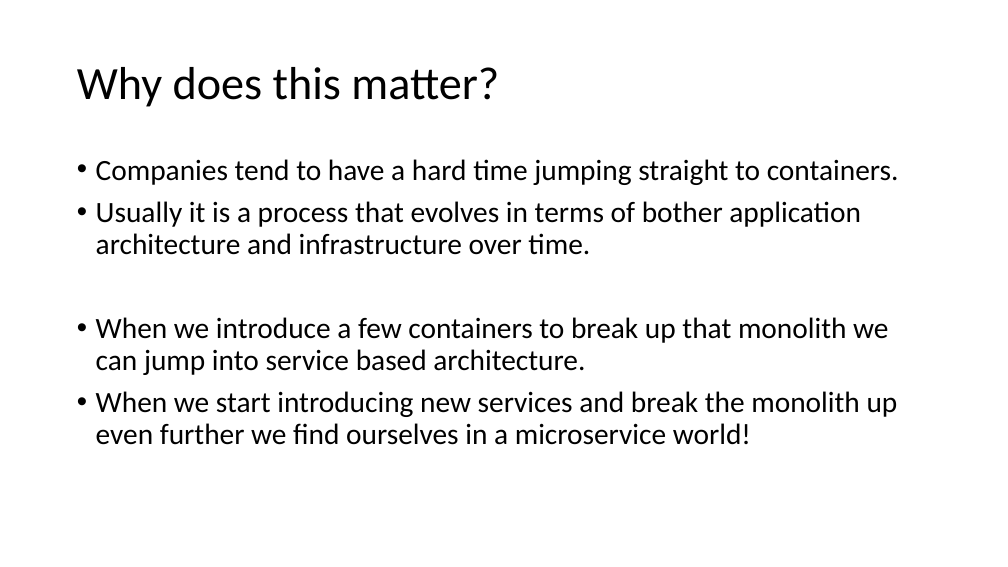
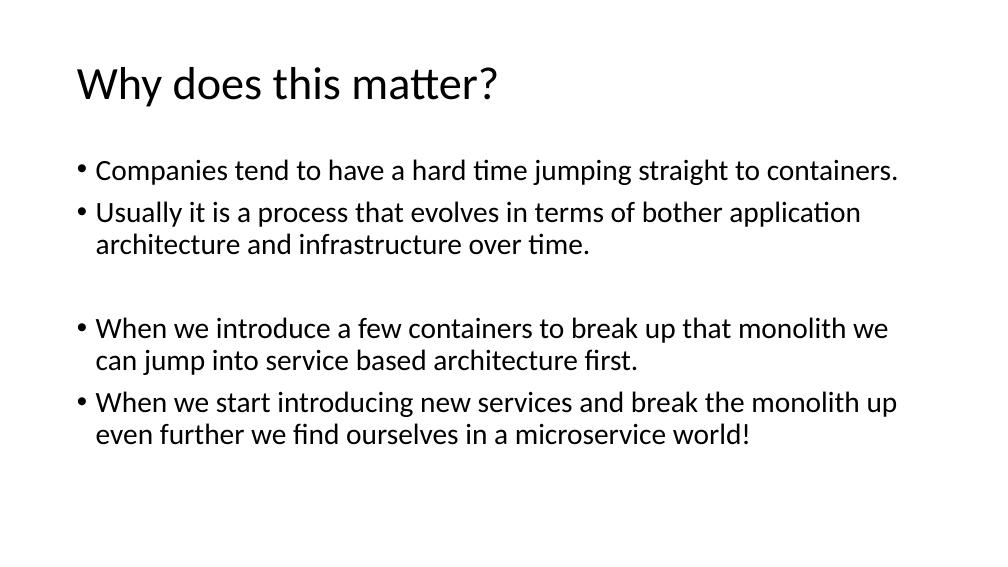
Before and after one commit to agsimeonov/docker-intro-presentation, a slide deck: slide 7 of docker-intro-presentation.pptx. Drawn at 1008x567 pixels with LibreOffice and Linux fonts; fonts in the diff are those of the drawing. Boxes give left, top, right and bottom in pixels: in the first picture for what was removed or moved away, otherwise in the second. Text is boxed around its words. In the diff, an @@ line names an element or a change of style, - is before the commit and + after.

```diff
--- a/docker-intro-presentation.pptx
+++ b/docker-intro-presentation.pptx
@@ text at <box>96,317,888,375</box>: text changed @@
-• When we introduce a few containers to break up that monolith we can jump into service based architecture.
+• When we introduce a few containers to break up that monolith we can jump into service based architecture first.
```
Also in this commit, not shown: 8 other slides changed, 3 slides added, 2 other files.
